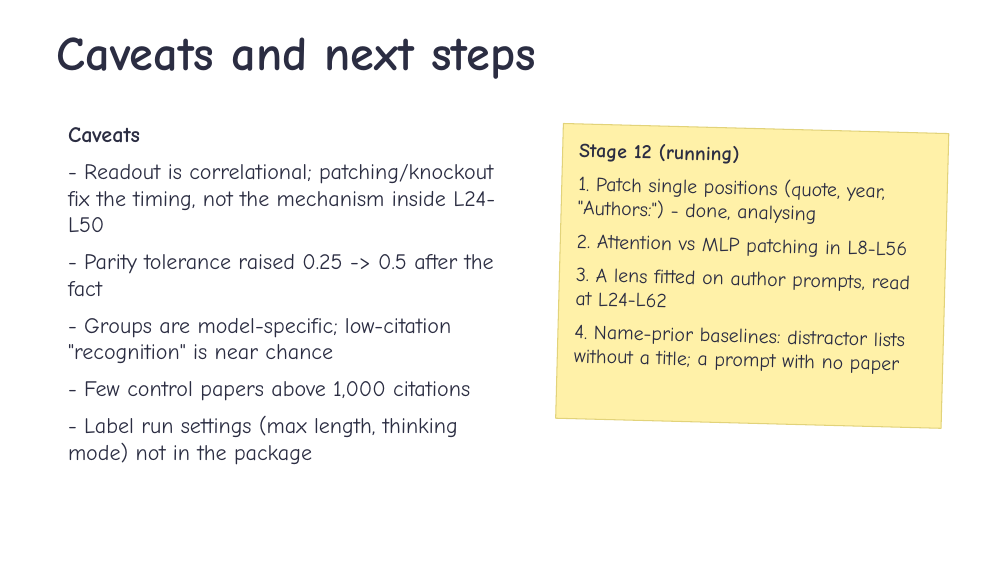
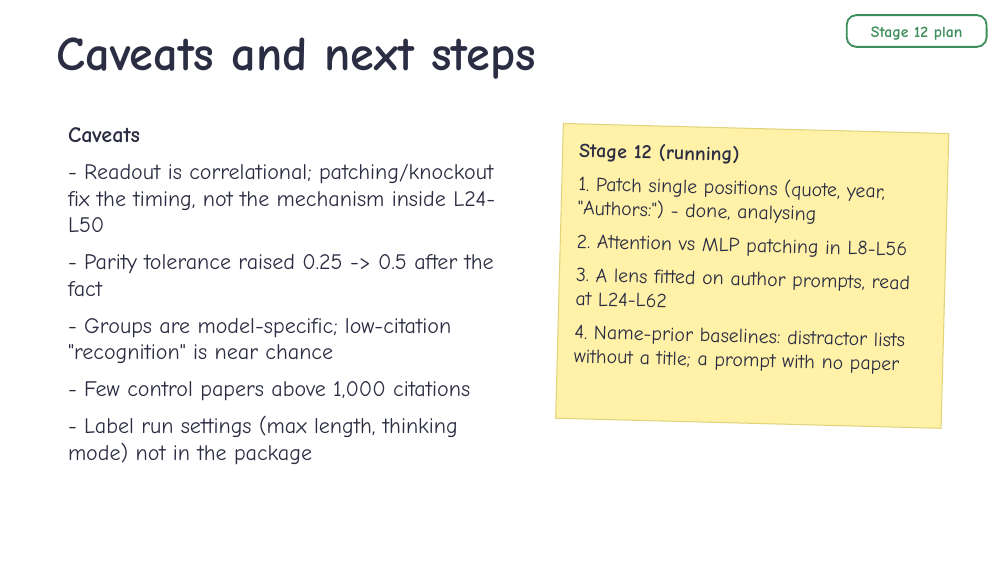
Before and after one commit to ZhiQ1/jlens-authorship-recall, a slide deck: slide 14 of experiment_files/351_stage10/reports/talk/Stage10_author_readout_talk.pptx. Drawn at 1008x567 pixels with LibreOffice and Linux fonts; fonts in the diff are those of the drawing; background and template pictures are left out. Boxes give left, top, right and bottom in pixels: in the first picture for what was removed or moved away, otherwise in the second. Text is boxed around its words. In the diff, an @@ line names an element or a change of style, - is before the commit and + after.

Commit message:
Stage labels everywhere: STAGES.md overview, per-stage READMEs, [Stage X] tags in report and talk; R0-only sensitivity (Stage 10 + 11)

```diff
--- a/experiment_files/351_stage10/reports/talk/Stage10_author_readout_talk.pptx
+++ b/experiment_files/351_stage10/reports/talk/Stage10_author_readout_talk.pptx
@@ rounded rectangle added at <box>847,15,987,47</box>, fill #FFFFFF, outline #3C8D5A 1.75 pt, 15 pt, text #3C8D5A, bold @@
+Stage 12 plan
```
Also in this commit, not shown: 21 other slides changed, 36 other files.
